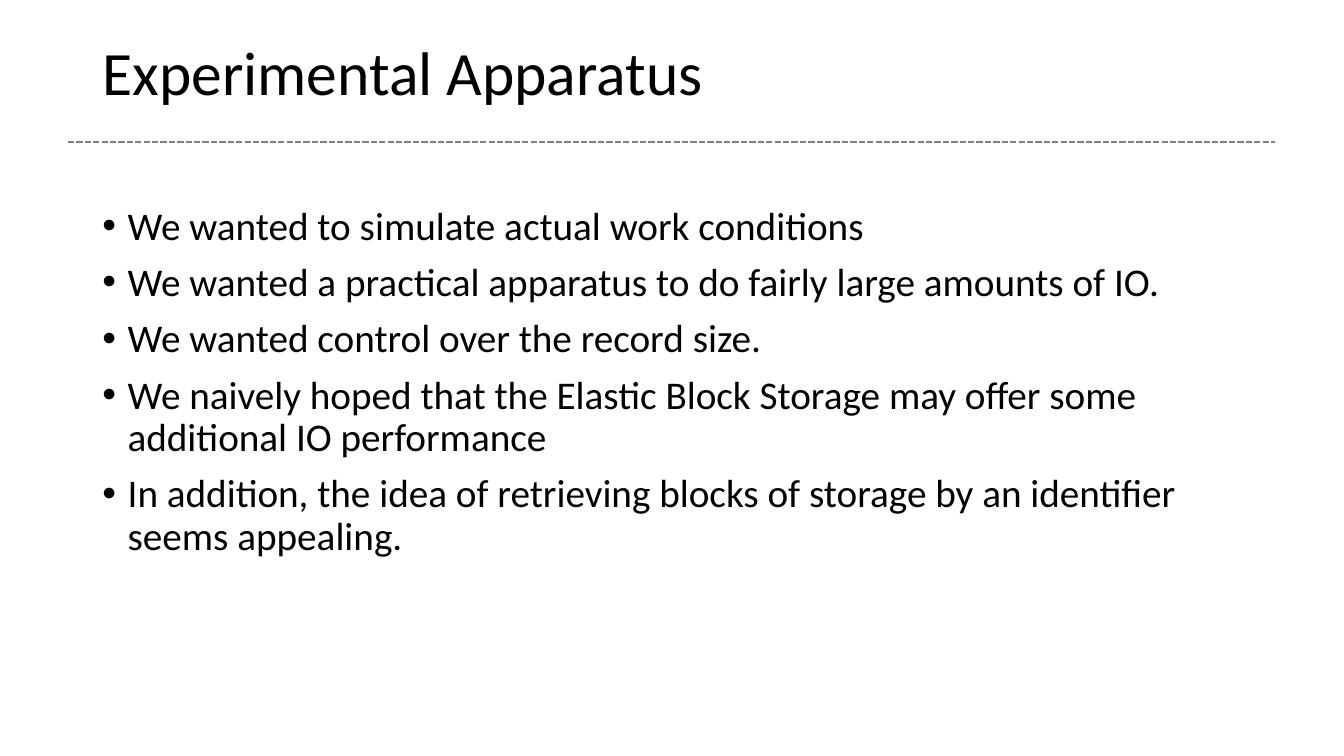
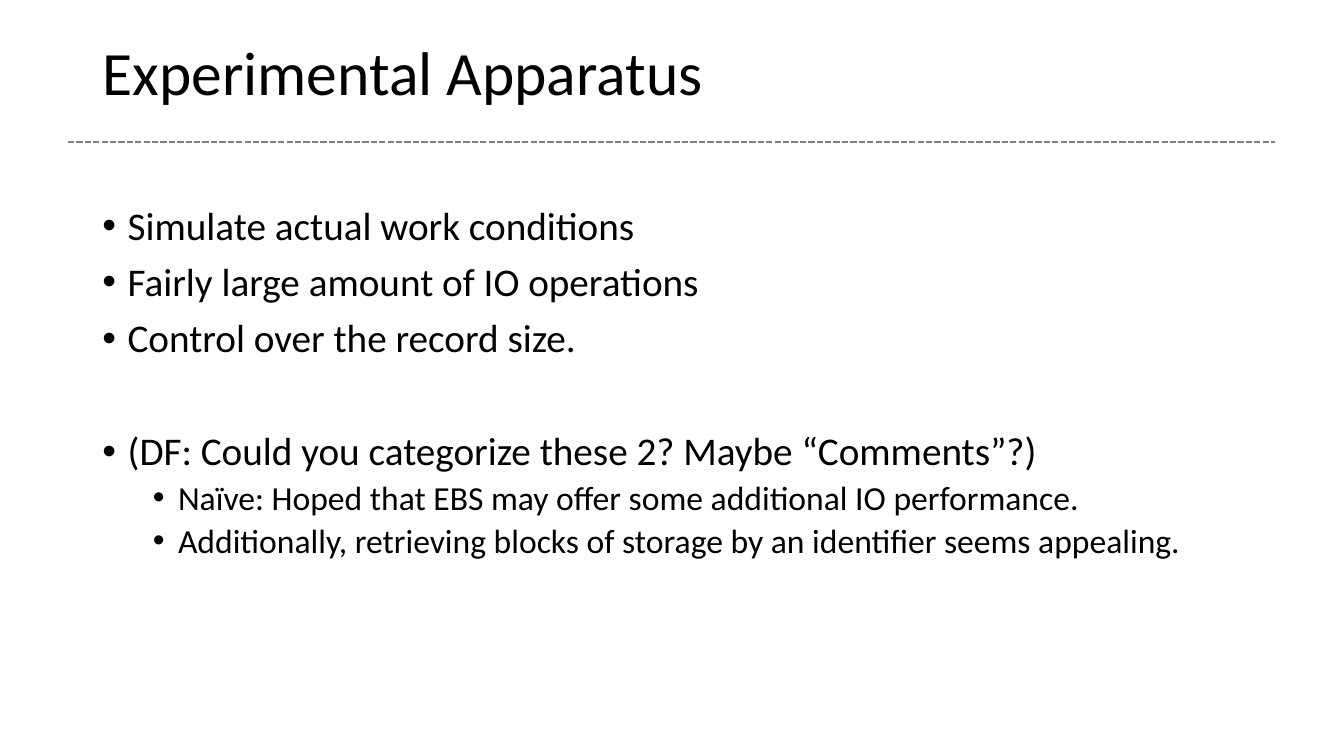
Before and after one commit to glenntu15/BuildVoterDatabase, a slide deck: slide 3 of Proj_presentation.pptx. Drawn at 1344x756 pixels with LibreOffice and Linux fonts; fonts in the diff are those of the drawing. Boxes give left, top, right and bottom in pixels: in the first picture for what was removed or moved away, otherwise in the second. Text is boxed around its words. In the diff, an @@ line names an element or a change of style, - is before the commit and + after.

```diff
--- a/Proj_presentation.pptx
+++ b/Proj_presentation.pptx
@@ text at <box>128,212,1179,559</box>: text changed @@
-• We wanted to simulate actual work conditions
-• We wanted a practical apparatus to do fairly large amounts of IO.
-• We wanted control over the record size.
-• We naively hoped that the Elastic Block Storage may offer some additional IO performance
-• In addition, the idea of retrieving blocks of storage by an identifier seems appealing.
+• Simulate actual work conditions
+• Fairly large amount of IO operations
+• Control over the record size.
+• (DF: Could you categorize these 2? Maybe “Comments”?)
+  • Naïve: Hoped that EBS may offer some additional IO performance.
+  • Additionally, retrieving blocks of storage by an identifier seems appealing.
```
Also in this commit, not shown: 6 other slides changed.
